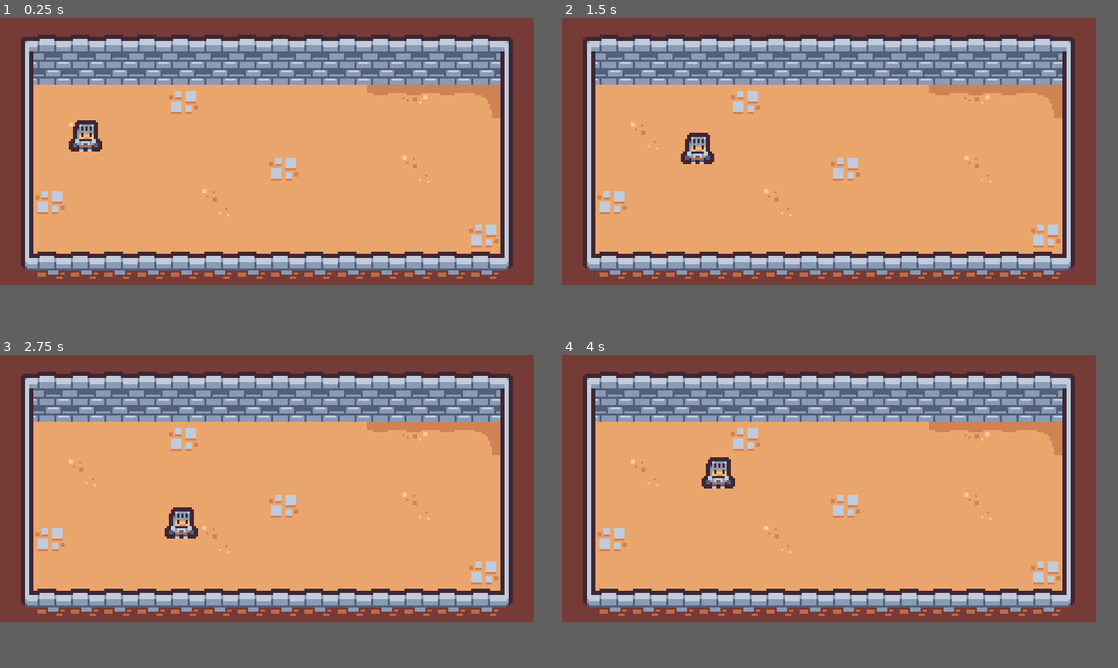
Above: before the commit, frames 1-4 (two rows, left to right).
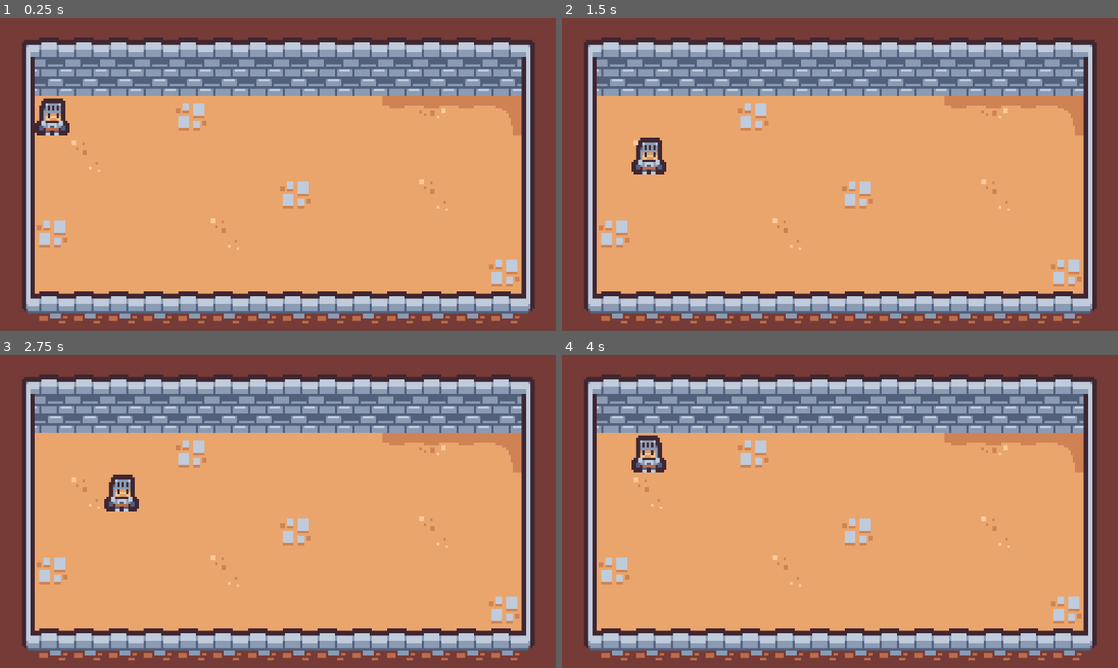
Above: after the commit, the same moments.

Repository: abrigante1/TinyGames
Game: Godot game, scene res://scenes/SandboxScene.tscn
The game is run twice, just before and just after one commit, with the same random seed, the same clock (stepped at 60 frames per second) and the same inputs.
Inputs:
- Up to frame 1 (0.25 s): no input
- Up to frame 2 (1.5 s): tap Enter at 0.5 s; hold D (right) 0.53-1.28 s; hold S (down) from 1.28 s (still down)
- Up to frame 3 (2.75 s): release S (down) at 2.03 s; hold D (right) from 2.03 s (still down)
- Up to frame 4 (4 s): release D (right) at 2.78 s; hold W (up) 2.78-3.53 s; hold A (left) from 3.53 s (still down)
In our replay, the window is 768x384 before the commit and 800x450 after it. These sizes can differ from the game's own. Grey fills any space a smaller window leaves; there, only what the larger window draws over its background counts as a difference.

The runs differ from the first frame. In frame 1, 38% of the frame differs, in the area x 3-97%, y 5-98%; in frame 2, 38%; in frame 3, 38%; in frame 4, 38%.

Commit message:
Implements Basic Tile Movement + Collisions.

Diff:
--- a/tiny-dungeon/project.godot
+++ b/tiny-dungeon/project.godot
@@ -17,9 +17,12 @@
 
 [display]
 
-window/size/viewport_width=256
-window/size/viewport_height=128
+window/size/viewport_width=1920
+window/size/viewport_height=1080
+window/size/window_width_override=1920
+window/size/window_height_override=1080
 window/stretch/mode="viewport"
+window/stretch/scale_mode="integer"
 
 [input]
 
--- a/tiny-dungeon/resources/WorldTilemap.tres
+++ b/tiny-dungeon/resources/WorldTilemap.tres
@@ -4,6 +4,7 @@
 
 [sub_resource type="TileSetAtlasSource" id="TileSetAtlasSource_ei1d0"]
 texture = ExtResource("1_b5ipq")
+use_texture_padding = false
 0:0/0 = 0
 0:0/0/physics_layer_0/polygon_0/points = PackedVector2Array(-8, -8, 8, -8, 8, 8, -8, 8)
 1:0/0 = 0
--- a/tiny-dungeon/scenes/Player.tscn
+++ b/tiny-dungeon/scenes/Player.tscn
@@ -4,15 +4,16 @@
 [ext_resource type="Script" uid="uid://detqadsv8c1as" path="res://scripts/player.gd" id="2_v6fml"]
 
 [sub_resource type="RectangleShape2D" id="RectangleShape2D_p0vlq"]
-size = Vector2(16, 16)
+size = Vector2(15, 14)
 
 [node name="Player" type="CharacterBody2D"]
 script = ExtResource("2_v6fml")
 
 [node name="CollisionShape2D" type="CollisionShape2D" parent="."]
+position = Vector2(0, 0.5)
 shape = SubResource("RectangleShape2D_p0vlq")
 
-[node name="Sprite2D" type="Sprite2D" parent="CollisionShape2D"]
+[node name="Sprite2D" type="Sprite2D" parent="."]
 texture = ExtResource("1_p0vlq")
 region_enabled = true
 region_rect = Rect2(16, 128, 16, 16)
--- a/tiny-dungeon/scenes/SandboxScene.tscn
+++ b/tiny-dungeon/scenes/SandboxScene.tscn
@@ -9,4 +9,8 @@
 tile_map_data = PackedByteArray("AAAAAAAAAQABAAAAAAABAAAAAQACAAAAAAACAAAAAQACAAAAAAADAAAAAQACAAAAAAAEAAAAAQACAAAAAAAFAA …(1968 unchanged characters)…
 
 [node name="Player" parent="." instance=ExtResource("2_y6iio")]
-position = Vector2(41, 56)
+position = Vector2(24, 40)
+
+[node name="Camera2D" type="Camera2D" parent="."]
+anchor_mode = 0
+zoom = Vector2(7.505, 8.425)
--- a/tiny-dungeon/scripts/player.gd
+++ b/tiny-dungeon/scripts/player.gd
@@ -1,25 +1,42 @@
 class_name Player
 extends CharacterBody2D
 
+# Constants
+const TILE_SIZE := 16
+const MOVE_SPEED := 0.1
 
-const SPEED = 32.0
-const JUMP_VELOCITY = -400.0
+# Sub-nodes
+@onready var sprite := $Sprite2D
+
+# Local State
+var moving := false
 
 
 func _physics_process(delta: float) -> void:
+	position_move(delta)
 
-	# Get the input direction and handle the movement/deceleration.
-	# As good practice, you should replace UI actions with custom gameplay actions.
-	var x_direction := Input.get_axis("left", "right")
-	if x_direction:
-		velocity.x = x_direction * SPEED
-	else:
-		velocity.x = move_toward(velocity.x, 0, SPEED)
+# Tile-Based Movement
+func position_move(_delta: float) -> void:
+	# Query Input
+	var move_direction := Vector2.ZERO;
+	if Input.is_action_just_pressed("left"):
+		sprite.flip_h = true
+		move_direction.x = -TILE_SIZE;
+	elif Input.is_action_just_pressed("right"):
+		sprite.flip_h = false
+		move_direction.x = TILE_SIZE;
+	elif Input.is_action_just_pressed("up"):
+		move_direction.y = -TILE_SIZE;
+	elif Input.is_action_just_pressed("down"):
+		move_direction.y = TILE_SIZE;
 
-	var y_direction := Input.get_axis("up", "down")
-	if y_direction:
-		velocity.y = y_direction * SPEED
-	else:
-		velocity.y = move_toward(velocity.y, 0, SPEED)
-
-	move_and_slide()
+	# move_direction *= _delta
+	if move_direction != Vector2.ZERO:
+		var collided := test_move(transform, move_direction)
+		if collided:
+			return
+		elif not moving:
+			moving = true
+			var position_tween := create_tween()
+			position_tween.tween_property(self, "position", position + move_direction, MOVE_SPEED)
+			position_tween.tween_callback(func(): moving = false)
